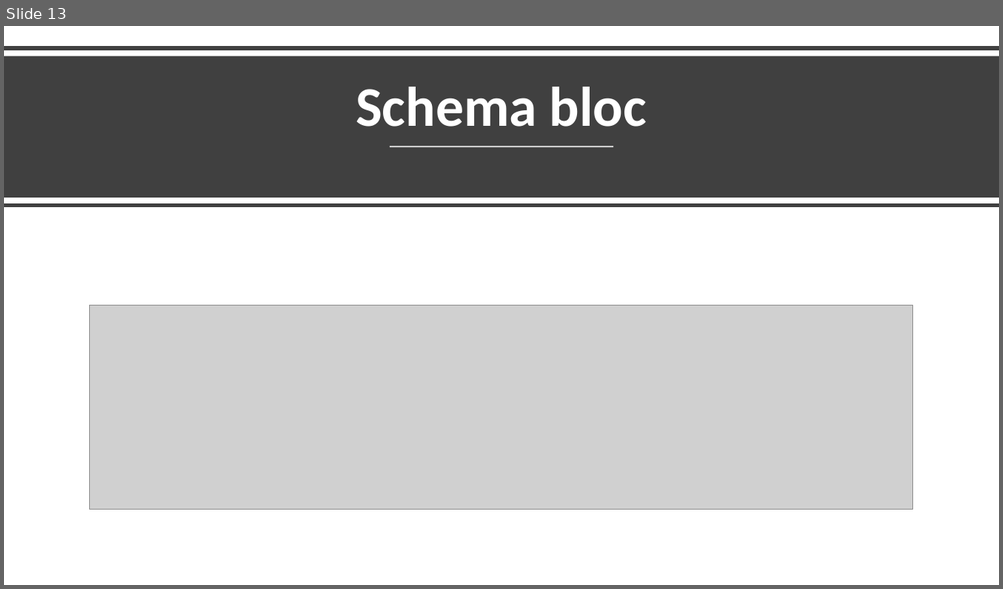
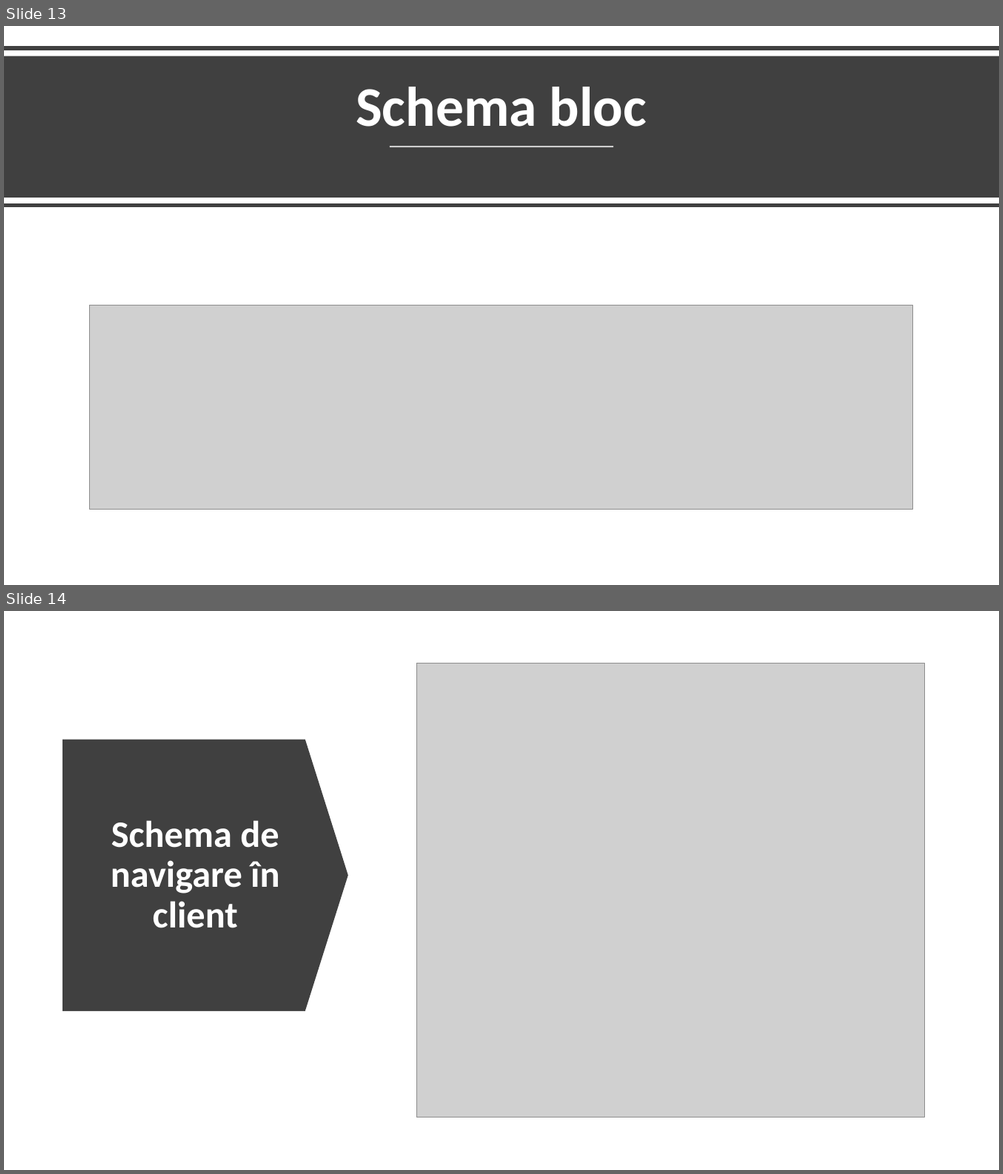
Before and after one commit to GoreaTudor/MyTinder, a slide deck: Presentation.pptx. Shown one above the other, each under a label of ours: slide 13 before the commit, slides 13 and 14 after it. The pictures are 1003x589 and 1003x1174 pixels, drawn with LibreOffice and Linux fonts; fonts in the diff are those of the drawing; grey boxes stand for pictures. Boxes give left, top, right and bottom in pixels: in the first picture for what was removed or moved away, otherwise in the second. Text is boxed around its words. In the diff, an @@ line names an element or a change of style, - is before the commit and + after.

```diff
--- a/Presentation.pptx
+++ b/Presentation.pptx
@@ slide 14 added at (4, 611, 999, 1170), background #FFFFFF @@
@@ picture added at (417, 664, 924, 1118) @@
@@ down arrow added at (63, 739, 349, 1011), fill #404040 @@
@@ title added at (111, 820, 279, 928), 36 pt, text #FFFFFF, bold @@
+Schema de navigare în client
```
Also in this commit, not shown: 1 slide changed, 4 other slides added, 1 slide removed.
